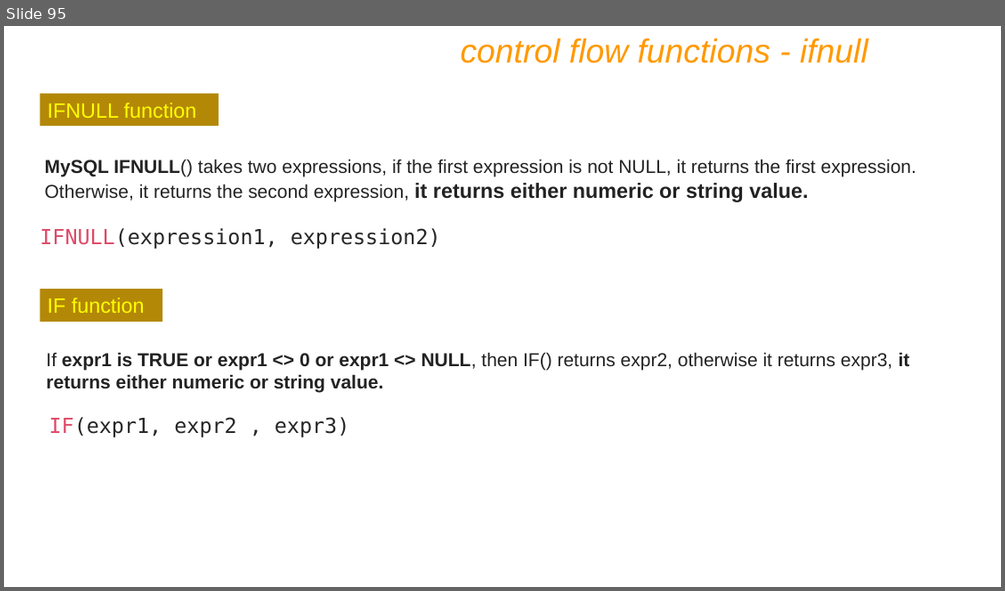
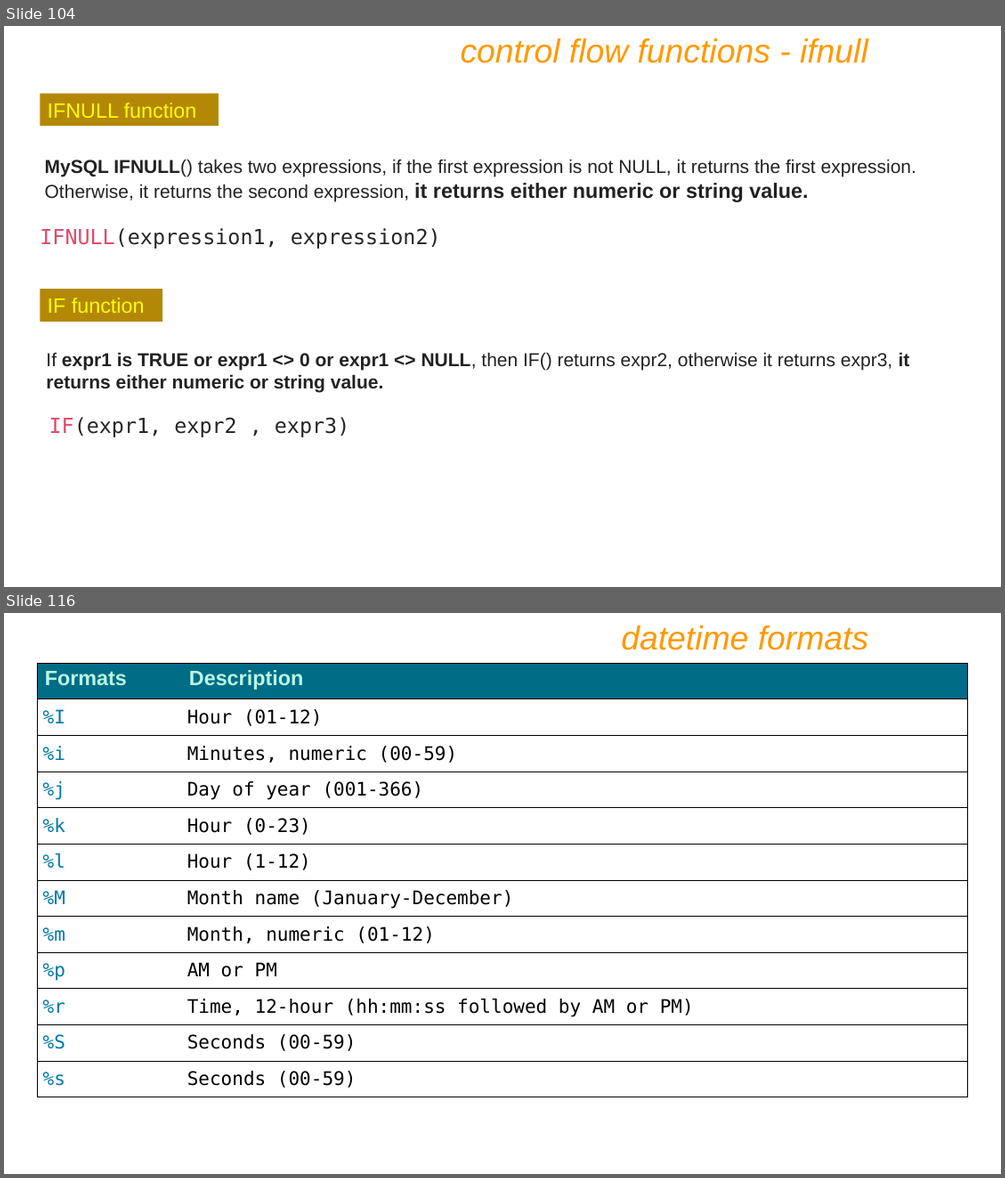
Before and after one commit to ABHAYB642/PG-DAC-All-Subjects, a slide deck: Database/IET MySQL PPT Ver9.pptx. Shown one above the other, each under a label of ours: slide 95 before the commit, slides 104 and 116 after it; the slides between them are not shown. The pictures are 1005x591 and 1005x1178 pixels, drawn with LibreOffice and Linux fonts; fonts in the diff are those of the drawing. Boxes give left, top, right and bottom in pixels: in the first picture for what was removed or moved away, otherwise in the second. Text is boxed around its words. In the diff, an @@ line names an element or a change of style, - is before the commit and + after.

```diff
--- a/Database/IET MySQL PPT Ver9.pptx
+++ b/Database/IET MySQL PPT Ver9.pptx
@@ slide 116 added at bbox=[4, 613, 1001, 1174], background #FFFFFF @@
@@ text added at bbox=[621, 625, 868, 650], 32 pt, text #FF9900, italic @@
+datetime formats
@@ table added at bbox=[37, 663, 967, 1097], 12 rows, 2 columns @@
+Formats | Description
+%I | Hour (01-12)
+%i | Minutes, numeric (00-59)
+%j | Day of year (001-366)
+%k | Hour (0-23)
+%l | Hour (1-12)
+%M | Month name (January-December)
+%m | Month, numeric (01-12)
+%p | AM or PM
+%r | Time, 12-hour (hh:mm:ss followed by AM or PM)
+%S | Seconds (00-59)
+%s | Seconds (00-59)
@@ what was slide 95 is now slide 104 @@
```
Also in this commit, not shown: 4 slides changed, 83 other slides added.
